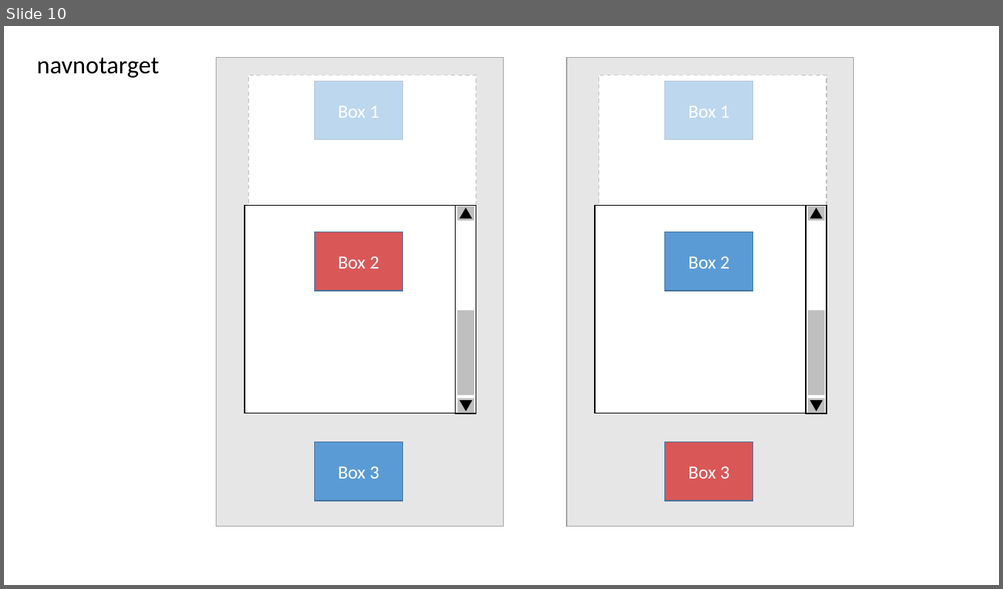
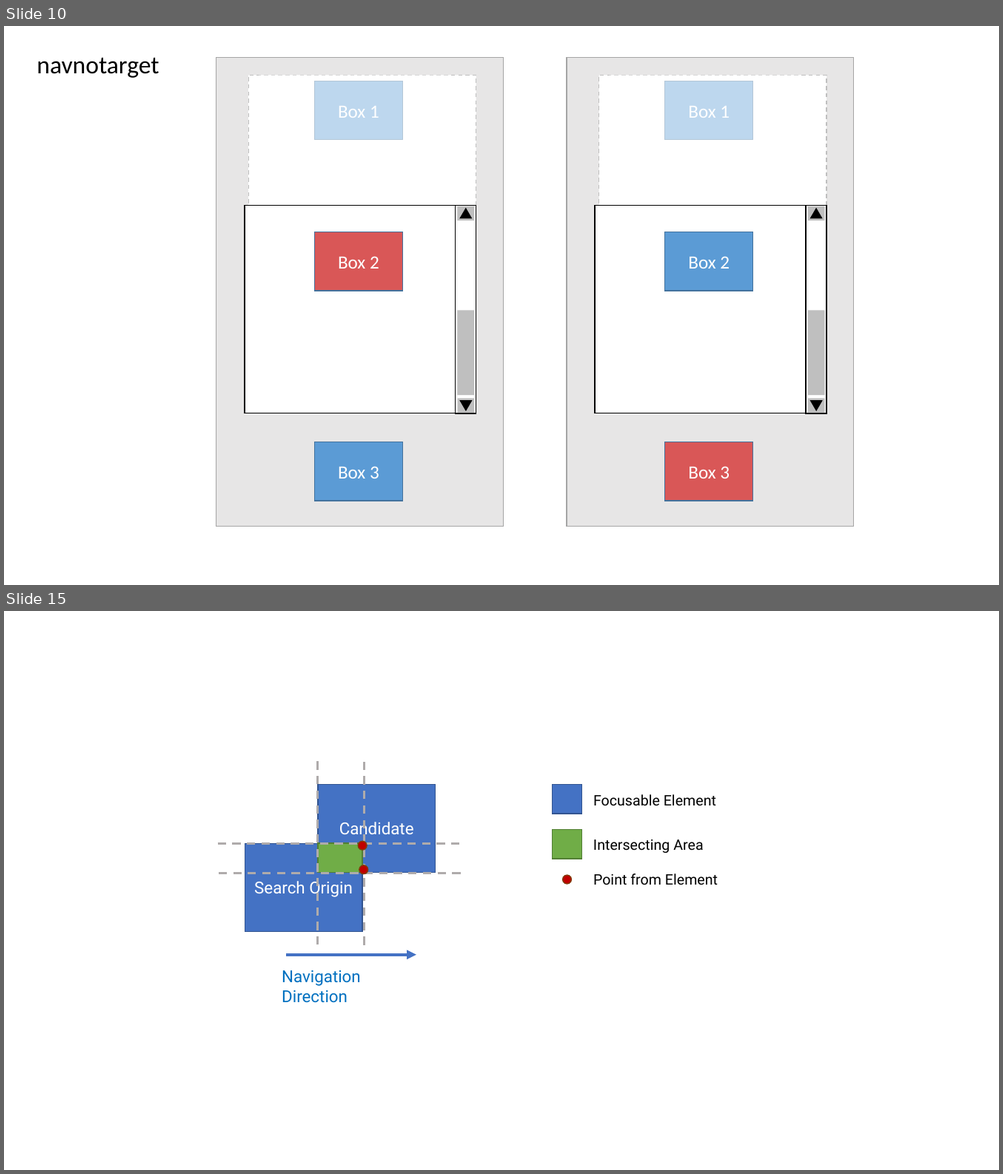
Before and after one commit to salute-developers/spatial-navigation, a slide deck: docs/images_of_spec.pptx. Shown one above the other, each under a label of ours: slide 10 before the commit, slides 10 and 15 after it; the slides between them are not shown. The pictures are 1003x589 and 1003x1174 pixels, drawn with LibreOffice and Linux fonts; fonts in the diff are those of the drawing. Boxes give left, top, right and bottom in pixels: in the first picture for what was removed or moved away, otherwise in the second. Text is boxed around its words. In the diff, an @@ line names an element or a change of style, - is before the commit and + after.

```diff
--- a/docs/images_of_spec.pptx
+++ b/docs/images_of_spec.pptx
@@ slide 15 added at (4, 611, 999, 1170), background #FFFFFF @@
@@ line added from (318, 945) to (318, 760), #AFABAB 2 pt dashed @@
@@ line added from (364, 945) to (364, 760), #AFABAB 2 pt dashed @@
@@ rectangle added at (318, 784, 435, 872), fill #4472C4, outline #325491 1 pt, 16 pt, text #FFFFFF @@
+Candidate
@@ rectangle added at (552, 784, 581, 813), fill #4472C4, outline #325491 1 pt @@
@@ text added at (593, 795, 716, 806), 14 pt, text #000000 @@
+Focusable Element
@@ rectangle added at (552, 829, 581, 859), fill #70AD47, outline #538035 1 pt @@
@@ line added from (217, 844) to (462, 844), #AFABAB 2 pt dashed @@
@@ rectangle added at (245, 844, 362, 932), fill #4472C4, outline #325491 1 pt, 16 pt, text #FFFFFF @@
+Search Origin
@@ rectangle added at (318, 844, 363, 873), fill #70AD47, outline #538035 1 pt @@
@@ ellipse added at (358, 842, 367, 851), fill #C00000, outline #843C0B 1 pt @@
@@ text added at (593, 840, 703, 853), 14 pt, text #000000 @@
+Intersecting Area
@@ line added from (218, 874) to (463, 874), #AFABAB 2 pt dashed @@
@@ ellipse added at (359, 866, 368, 874), fill #C00000, outline #843C0B 1 pt @@
@@ ellipse added at (563, 875, 572, 884), fill #C00000, outline #843C0B 1 pt @@
@@ text added at (593, 874, 717, 886), 14 pt, text #000000 @@
+Point from Element
@@ arrow added from (286, 955) to (416, 955), #4472C4 3 pt @@
@@ text added at (282, 971, 361, 1003), 16 pt, text #0070C0 @@
+Navigation Direction
```
Also in this commit, not shown: 5 other slides added.
